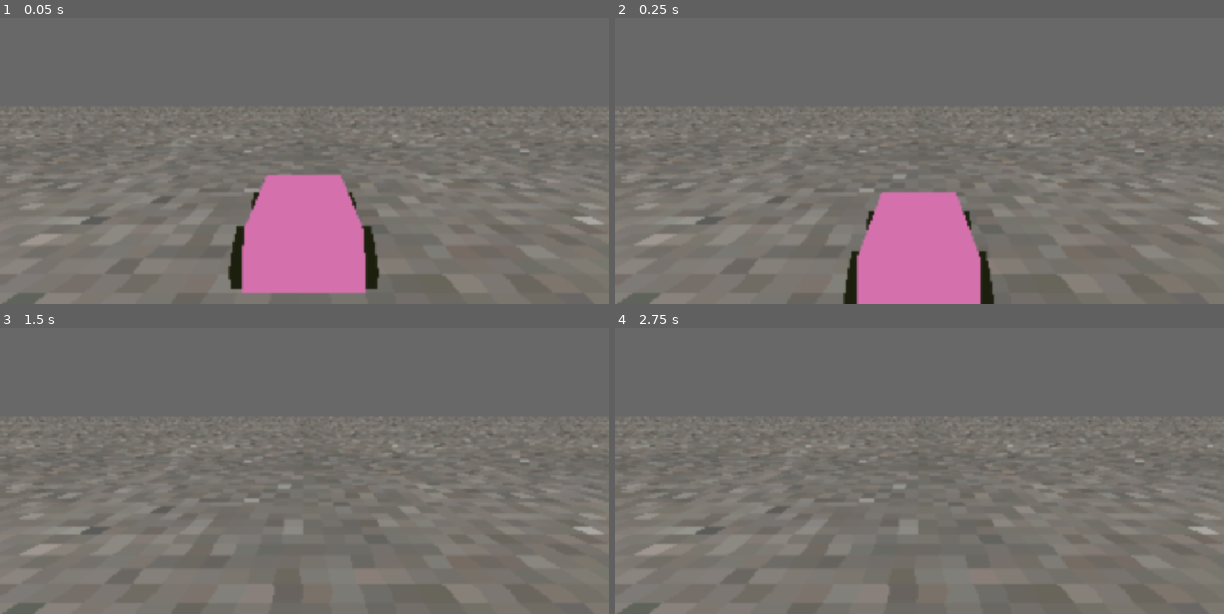
Above: before the commit, frames 1-4 (two rows, left to right).
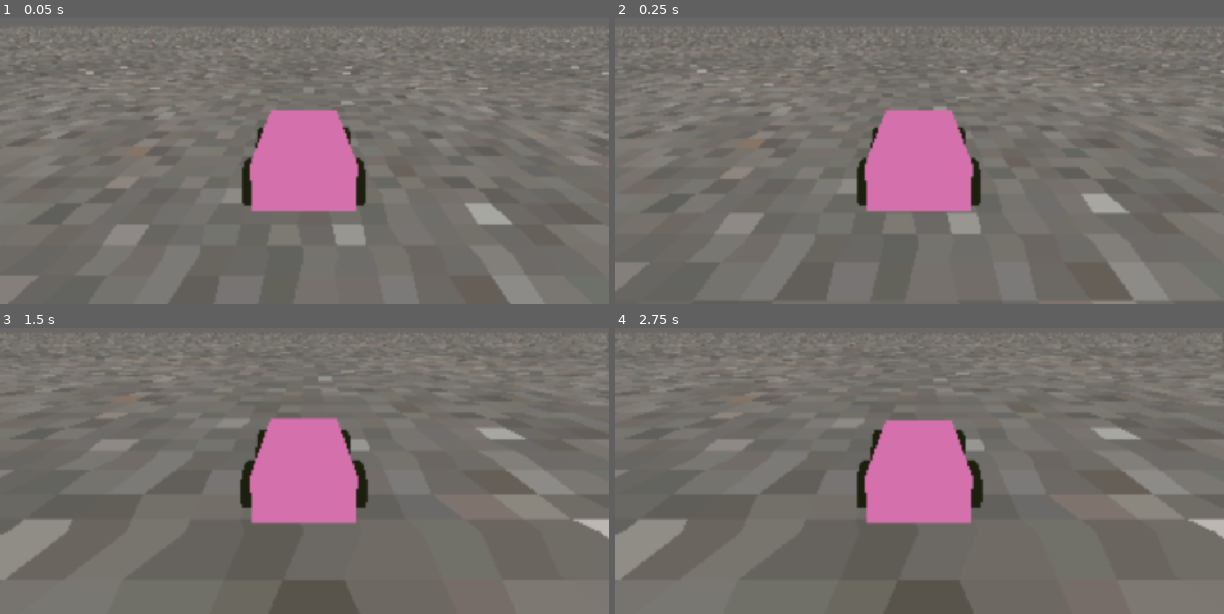
Above: after the commit, the same moments.

Repository: Walfalcon/NormalTaxi
Game: Godot game, scene res://shaders/PostProcessing.tscn
The game is run twice, just before and just after one commit, with the same random seed, the same clock (stepped at 60 frames per second) and the same inputs.
Inputs:
- Up to frame 1 (0.05 s): no input
- Up to frame 2 (0.25 s): no input
- Up to frame 3 (1.5 s): no input
- Up to frame 4 (2.75 s): tap Enter at 2 s

The runs differ from the first frame. In frame 1, 20% of the frame differs, in the area x 0-100%, y 3-100%; in frame 2, 23%; in frame 3, 18%; in frame 4, 18%.

Commit message:
suspension works

Diff:
--- a/Game/Player/Player.tscn
+++ b/Game/Player/Player.tscn
@@ -1,8 +1,9 @@
-[gd_scene load_steps=8 format=3 uid="uid://21jb7alymoth"]
+[gd_scene load_steps=9 format=3 uid="uid://21jb7alymoth"]
 
 [ext_resource type="Shader" uid="uid://dnep6whwrvihk" path="res://shaders/psx_unlit.gdshader" id="1_3qydi"]
 [ext_resource type="Script" uid="uid://drxn24kou4oyf" path="res://Player/player.gd" id="1_q3lat"]
 [ext_resource type="Material" uid="uid://bcs6swq7army4" path="res://shaders/Materials/psx_unlit_mat.tres" id="3_tok1r"]
+[ext_resource type="Script" uid="uid://8egfxur2my7h" path="res://Player/player_camera.gd" id="4_ddoul"]
 
 [sub_resource type="BoxShape3D" id="BoxShape3D_l2ndj"]
 size = Vector3(1.2, 0.6, 2)
@@ -105,5 +106,9 @@
 mesh = SubResource("CylinderMesh_ddoul")
 skeleton = NodePath("../../LeftFrontWheel")
 
-[node name="Camera3D" type="Camera3D" parent="."]
-transform = Transform3D(-1, 1.60815e-08, -8.5931e-08, 0, 0.982935, 0.183951, 8.74228e-08, 0.183951, -0.982935, 0, 2.05108, -3.277)
+[node name="CameraPivot" type="Node3D" parent="."]
+transform = Transform3D(0.292372, 0, 0.956305, 0, 1, 0, -0.956305, 0, 0.292372, 0, 0, 0)
+script = ExtResource("4_ddoul")
+
+[node name="Camera3D" type="Camera3D" parent="CameraPivot"]
+transform = Transform3D(-1, 1.60815e-08, -8.5931e-08, 0, 0.982935, 0.183951, 8.74228e-08, 0.183951, -0.982935, 0, 2, -4)
--- a/Game/Player/PlayerCustom.tscn
+++ b/Game/Player/PlayerCustom.tscn
@@ -2,9 +2,9 @@
 
 [ext_resource type="Script" uid="uid://dbb2qrtkyf7xp" path="res://Player/player_custom.gd" id="1_7i5uh"]
 [ext_resource type="Shader" uid="uid://dnep6whwrvihk" path="res://shaders/psx_unlit.gdshader" id="2_utgh1"]
-[ext_resource type="Script" uid="uid://8egfxur2my7h" path="res://Player/player_camera.gd" id="3_53tn2"]
 [ext_resource type="Script" uid="uid://dc6udx47lfiq0" path="res://Player/tire.gd" id="3_rg7h5"]
 [ext_resource type="Material" uid="uid://bcs6swq7army4" path="res://shaders/Materials/psx_unlit_mat.tres" id="4_utgh1"]
+[ext_resource type="Script" uid="uid://de6afhegvlrr8" path="res://Player/camera_pivot.gd" id="5_rg7h5"]
 
 [sub_resource type="BoxShape3D" id="BoxShape3D_53tn2"]
 size = Vector3(1.2, 0.6, 2)
@@ -40,10 +40,6 @@
 [node name="MeshInstance3D" type="MeshInstance3D" parent="CollisionShape3D"]
 mesh = SubResource("BoxMesh_q1h0l")
 skeleton = NodePath("../..")
-
-[node name="PlayerCamera" type="Camera3D" parent="."]
-transform = Transform3D(1, 0, 0, 0, 0.982935, 0.183951, 0, -0.183951, 0.982935, 0, 1.694, 4.12762)
-script = ExtResource("3_53tn2")
 
 [node name="TireFrontLeft" type="RayCast3D" parent="." node_paths=PackedStringArray("tire_model")]
 unique_name_in_owner = true
@@ -88,3 +84,9 @@
 [node name="TireMesh" type="MeshInstance3D" parent="TireBackRight"]
 transform = Transform3D(-4.37114e-08, -1, 0, 1, -4.37114e-08, 0, 0, 0, 1, 0, 0, 0)
 mesh = SubResource("CylinderMesh_rg7h5")
+
+[node name="CameraPivot" type="Node3D" parent="."]
+script = ExtResource("5_rg7h5")
+
+[node name="Camera3D" type="Camera3D" parent="CameraPivot"]
+transform = Transform3D(-1, 1.60815e-08, -8.5931e-08, 0, 0.982935, 0.183951, 8.74228e-08, 0.183951, -0.982935, 0, 2, -4)
--- /dev/null
+++ b/Game/Player/camera_pivot.gd
@@ -0,0 +1,20 @@
+extends Node3D
+
+@onready var body: RigidBody3D = get_parent()
+@export var rotation_speed: float = 4.0 ##How quickly the pivot follows the car's rotation
+
+
+func _ready() -> void:
+	top_level = true
+
+func _process(delta: float) -> void:
+	position = body.global_position
+	var body_forward: Vector3 = (-body.global_basis.z).slide(Vector3.UP)
+	if body_forward != Vector3.ZERO:
+		body_forward = body_forward.normalized()
+		var angle: float = (-global_basis.z).signed_angle_to(body_forward, Vector3.UP)
+		if abs(angle) <= (angle * rotation_speed)* delta:
+			look_at(global_position + body_forward)
+		else:
+			look_at(global_position + (-global_basis.z).rotated(Vector3.UP, (angle * rotation_speed)* delta))
+			#look_at(global_position - global_basis.z.slerp(body_forward, rotation_speed * delta))
--- a/Game/Player/player_camera.gd
+++ b/Game/Player/player_camera.gd
@@ -1,14 +1,20 @@
-extends Camera3D
+extends Node3D
 
 @onready var body: RigidBody3D = get_parent()
+@export var min_angle: float = 0.1 ## If the angle to body forward is less than min_angle, snap to look forward (radians)
+@export var rotation_speed: float = 0.5 ##How quickly the pivot follows the car's rotation (slerp)
 
-@export var look_at_offset: Vector3 = Vector3(0.0, 2.0, 0.0)
-
-var target_position: Vector3 = position
-@onready var target_look_at: Vector3 = body.global_position + look_at_offset
 
 func _ready() -> void:
 	top_level = true
 
 func _process(delta: float) -> void:
-	look_at(target_look_at)
+	position = body.global_position
+	var body_forward: Vector3 = (-body.global_basis.z).slide(Vector3.UP)
+	if body_forward != Vector3.ZERO:
+		body_forward = body_forward.normalized()
+		if body_forward.angle_to(-global_basis.z):
+			look_at(to_global(body_forward))
+		else:
+			look_at(-global_basis.z.slerp(body_forward, rotation_speed))
+	print($Camera3D.position)
--- a/Game/Player/tire.gd
+++ b/Game/Player/tire.gd
@@ -16,7 +16,7 @@
 var force: Vector3 = Vector3()
 
 func _ready() -> void:
-	target_position.y = -target_offset * 2
+	target_position.y = -target_offset
 	tire_model.position.y = -target_offset + tire_radius
 
 func _physics_process(delta: float) -> void:
Not shown, added: Game/Player/camera_pivot.gd.uid
